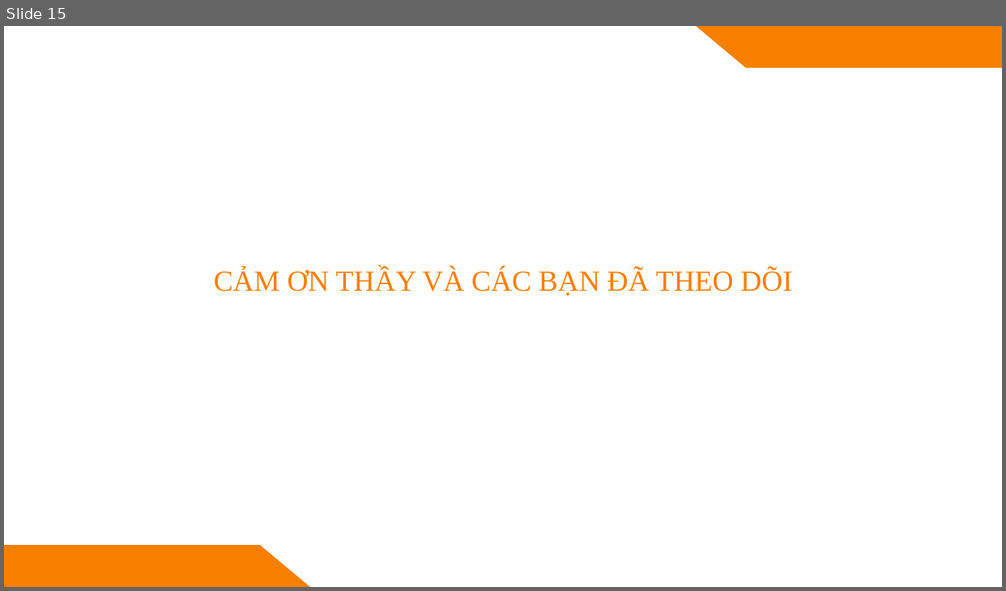
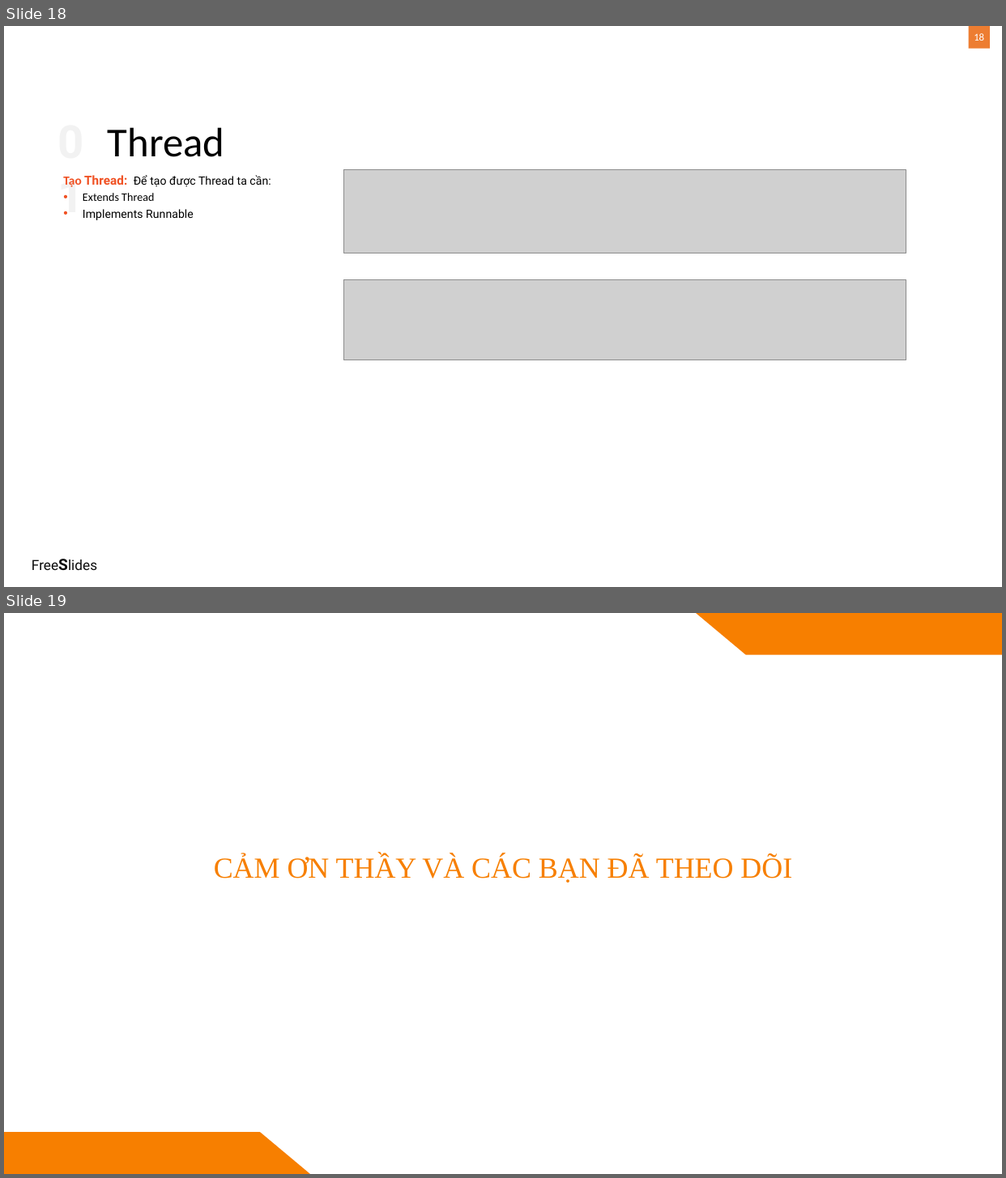
Before and after one commit to tingold0501/Nhom5_GiuaKy_AOOP, a slide deck: Bài thuyết trình.pptx. Shown one above the other, each under a label of ours: slide 15 before the commit, slides 18 and 19 after it. The pictures are 1006x591 and 1006x1178 pixels, drawn with LibreOffice and Linux fonts; fonts in the diff are those of the drawing; grey boxes stand for pictures. Boxes give left, top, right and bottom in pixels: in the first picture for what was removed or moved away, otherwise in the second. Text is boxed around its words. In the diff, an @@ line names an element or a change of style, - is before the commit and + after.

```diff
--- a/Bài thuyết trình.pptx
+++ b/Bài thuyết trình.pptx
@@ slide 18 added at (x1=4, y1=26, x2=1002, y2=587), background #FFFFFF @@
@@ rectangle added at (x1=968, y1=26, x2=990, y2=49), fill #ED7D31 @@
@@ page number added at (x1=974, y1=33, x2=984, y2=41), 10 pt, text #FFFFFF @@
+18
@@ text added at (x1=57, y1=110, x2=108, y2=169), 44 pt, text #F2F2F2, bold @@
+01
@@ title added at (x1=108, y1=127, x2=225, y2=157), 39.6 pt, text #000000 @@
+Thread
@@ picture added at (x1=344, y1=169, x2=906, y2=254) @@
@@ text added at (x1=63, y1=175, x2=270, y2=220), 11 pt, text #000000 @@
+Tạo Thread: Để tạo được Thread ta cần:
+• Extends Thread
+• Implements Runnable
@@ picture added at (x1=344, y1=280, x2=906, y2=361) @@
@@ text added at (x1=29, y1=553, x2=127, y2=575), 13.5 pt, text #0D0D0D @@
+FreeSlides
@@ what was slide 15 is now slide 19 @@
```
Also in this commit, not shown: 3 other slides added.
